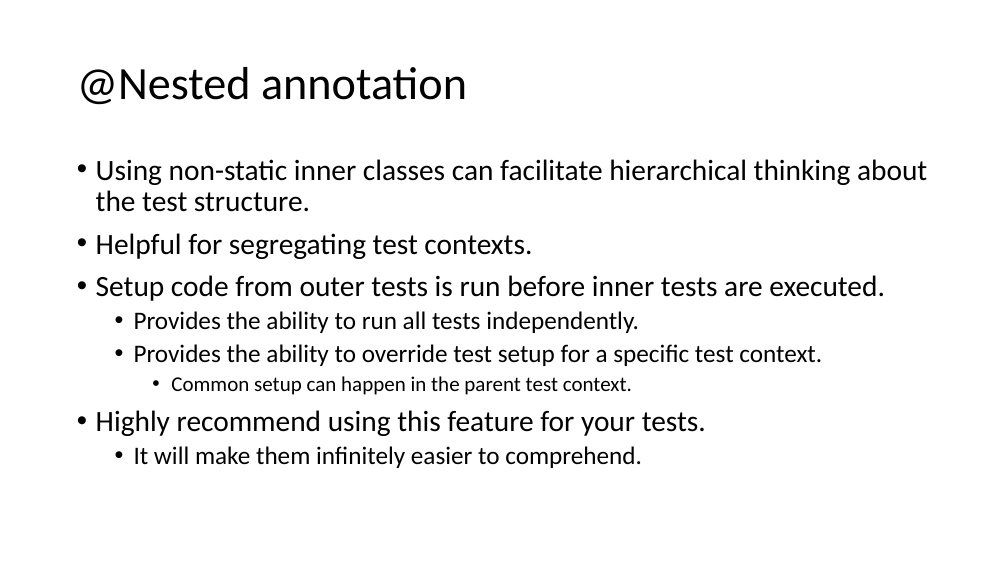
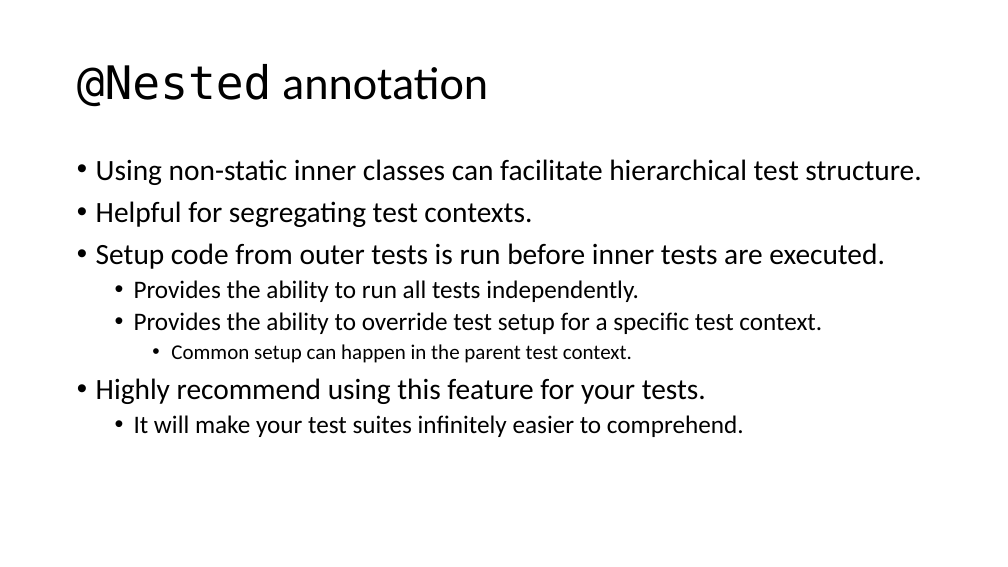
Before and after one commit to cebartling/test-driven, a slide deck: slide 13 of presentations/Introduction to JUnit 5.pptx. Drawn at 1008x567 pixels with LibreOffice and Linux fonts; fonts in the diff are those of the drawing. Boxes give left, top, right and bottom in pixels: in the first picture for what was removed or moved away, otherwise in the second. Text is boxed around its words. In the diff, an @@ line names an element or a change of style, - is before the commit and + after.

```diff
--- a/presentations/Introduction to JUnit 5.pptx
+++ b/presentations/Introduction to JUnit 5.pptx
@@ title "@Nested annotation" at box(77, 64, 488, 107): font Calibri to DejaVu Sans Mono in "@Nested" @@
@@ text at box(96, 159, 921, 185): text changed @@
-• Using non-static inner classes can facilitate hierarchical thinking about the test structure.
+• Using non-static inner classes can facilitate hierarchical test structure.
@@ text at box(134, 415, 744, 437): text changed @@
-  • It will make them infinitely easier to comprehend.
+  • It will make your test suites infinitely easier to comprehend.
```
Also in this commit, not shown: 14 other slides changed, 2 slides removed, 1 other file.
